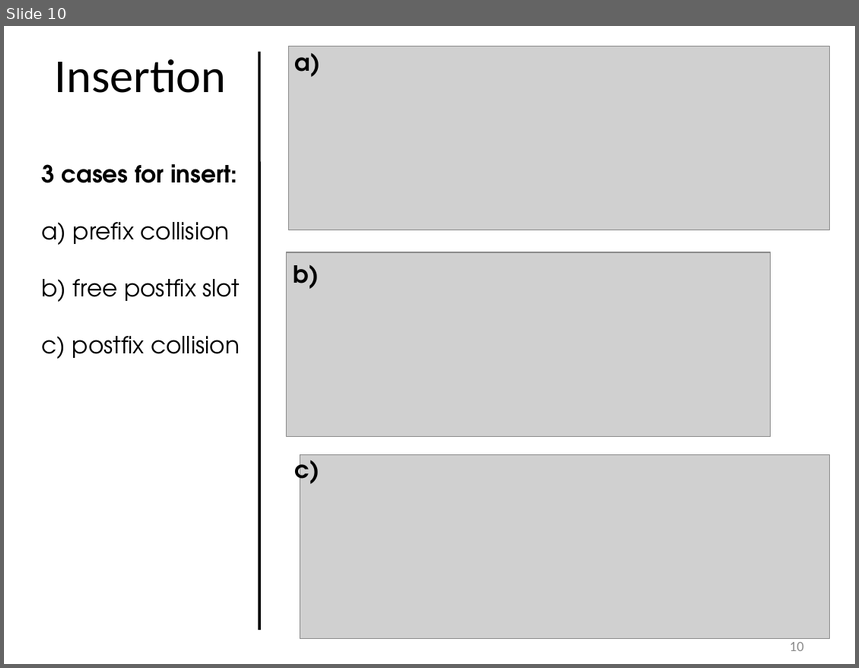
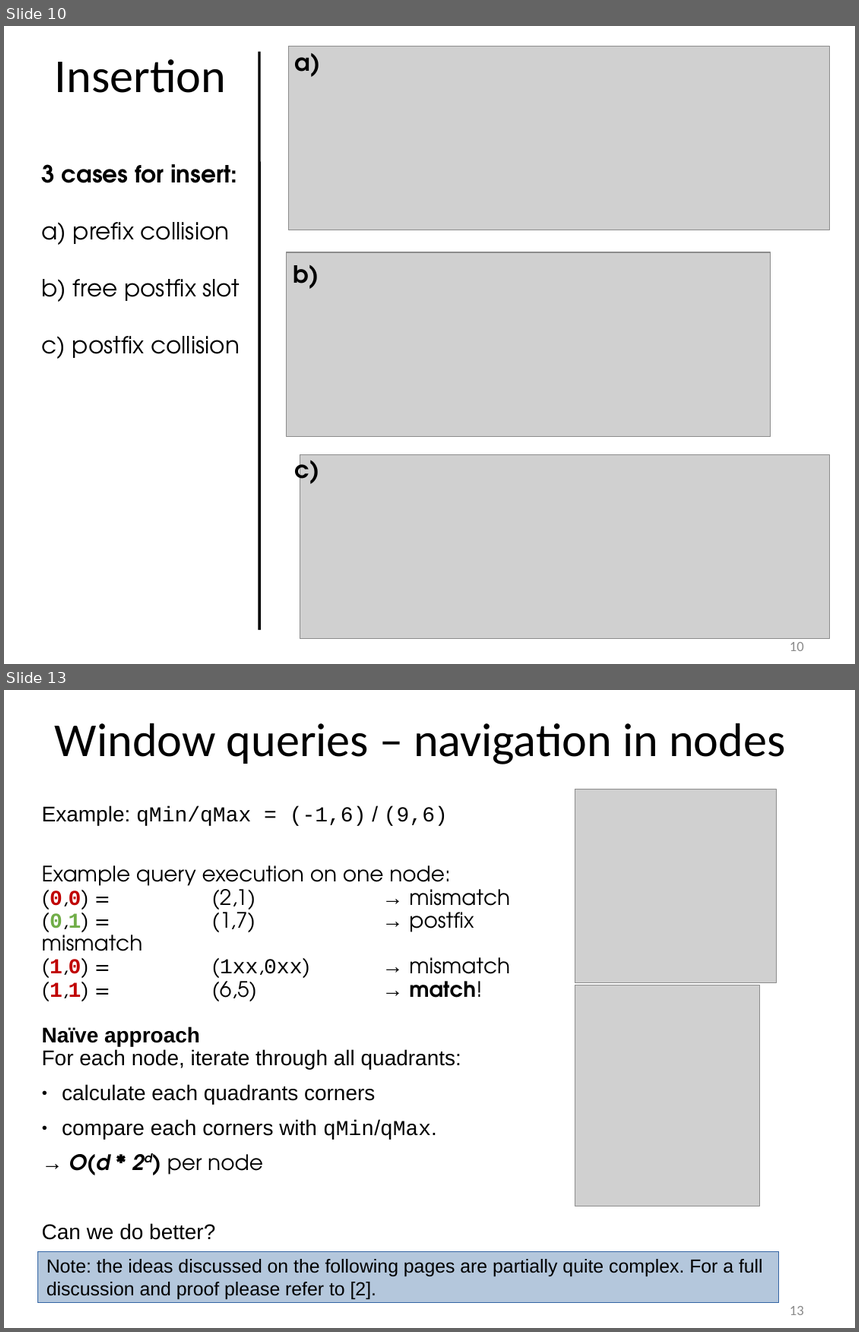
Before and after one commit to tzaeschke/phtree-site, a slide deck: originals/PH-tree-presentation-2018.odp. Shown one above the other, each under a label of ours: slide 10 before the commit, slides 10 and 13 after it; the slides between them are not shown. The pictures are 859x668 and 859x1332 pixels, drawn with LibreOffice and Linux fonts; fonts in the diff are those of the drawing; grey boxes stand for pictures. Boxes give left, top, right and bottom in pixels: in the first picture for what was removed or moved away, otherwise in the second. Text is boxed around its words. In the diff, an @@ line names an element or a change of style, - is before the commit and + after.

```diff
--- a/originals/PH-tree-presentation-2018.odp
+++ b/originals/PH-tree-presentation-2018.odp
@@ slide 13 added at (4, 690, 855, 1328), background #FFFFFF @@
@@ text added at (55, 723, 785, 764), 40 pt, text #000000 @@
+Window queries – navigation in nodes
@@ picture added at (576, 789, 776, 983) @@
@@ text added at (42, 806, 510, 1240), 18 pt, text #000000 @@
+Example: qMin/qMax = (-1,6) / (9,6)
+Example query execution on one node:
+(0,0) = (2,1) → mismatch
+(0,1) = (1,7) → postfix mismatch
+(1,0) = (1xx,0xx) → mismatch
+(1,1) = (6,5) → match!
+Naïve approach
+For each node, iterate through all quadrants:
+● calculate each quadrants corners
+● compare each corners with qMin/qMax.
+→ O(d * 2d) per node
+Can we do better?
@@ picture added at (576, 986, 760, 1207) @@
@@ rectangle added at (38, 1252, 778, 1303), fill #B4C7DC, outline #3465A4 0 pt, 16 pt, text #000000 @@
+Note: the ideas discussed on the following pages are partially quite complex. For a full discussion and proof please refer to [2].
@@ page number added at (790, 1306, 804, 1315), 12 pt, text #8B8B8B @@
+13
```
Also in this commit, not shown: 12 slides changed, 7 other slides added, 12 slides removed, 15 other files.
